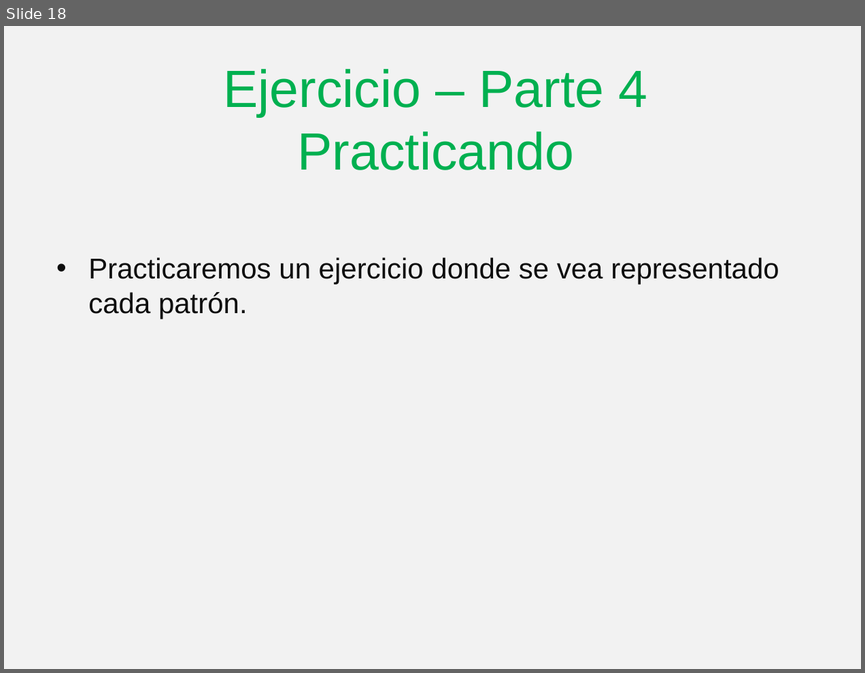
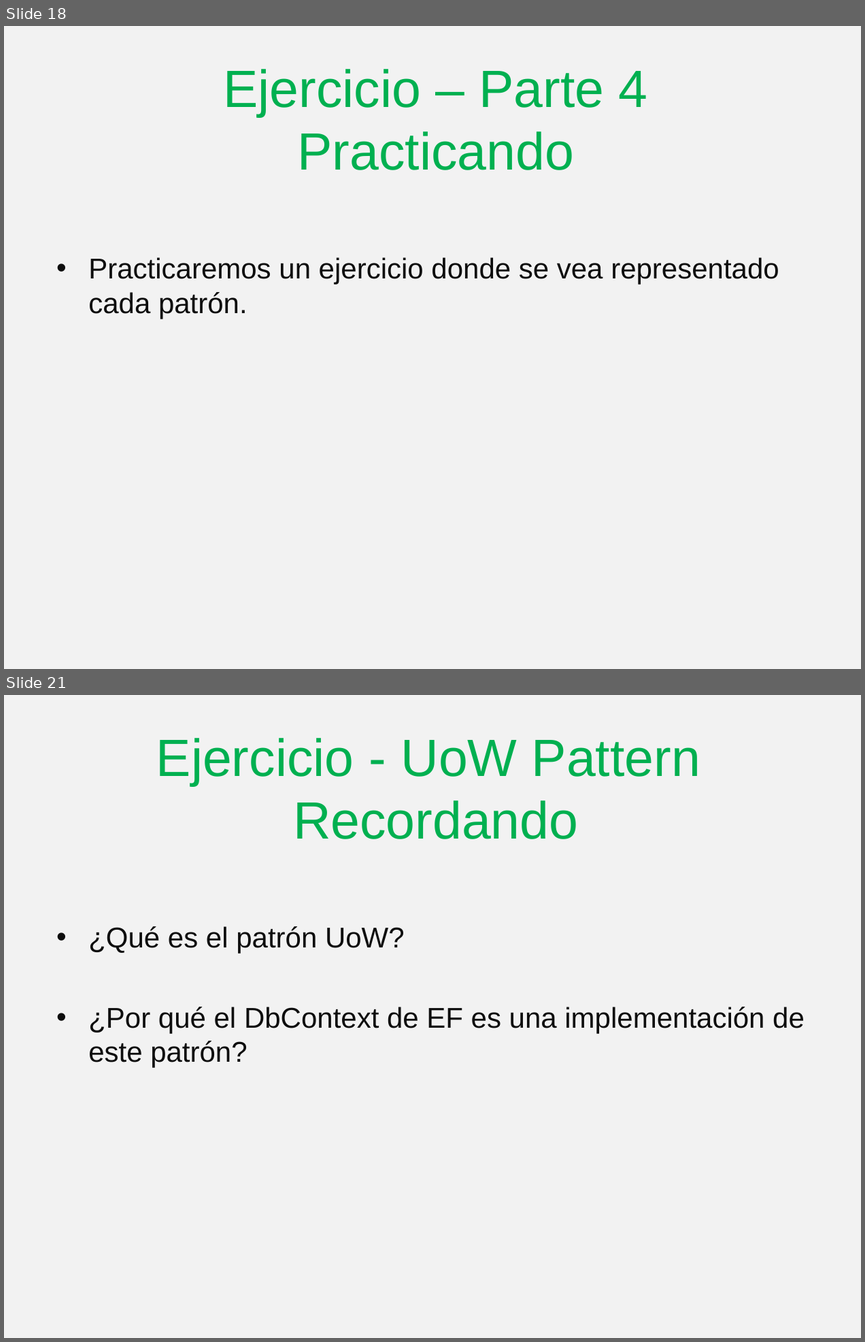
Before and after one commit to angelnunezsalazar/Design-Patterns, a slide deck: Diapositivas/Design Patterns.pptx. Shown one above the other, each under a label of ours: slide 18 before the commit, slides 18 and 21 after it; the slides between them are not shown. The pictures are 865x673 and 865x1342 pixels, drawn with LibreOffice and Linux fonts; fonts in the diff are those of the drawing. Boxes give left, top, right and bottom in pixels: in the first picture for what was removed or moved away, otherwise in the second. Text is boxed around its words. In the diff, an @@ line names an element or a change of style, - is before the commit and + after.

```diff
--- a/Diapositivas/Design Patterns.pptx
+++ b/Diapositivas/Design Patterns.pptx
@@ slide 21 added at box(4, 695, 861, 1338), background #F2F2F2 @@
@@ text added at box(156, 738, 700, 839), 44 pt, text #00B050 @@
+Ejercicio - UoW Pattern
+Recordando
@@ text added at box(88, 926, 804, 1068), 24 pt, text #0D0D0D @@
+• ¿Qué es el patrón UoW?
+• ¿Por qué el DbContext de EF es una implementación de este patrón?
```
Also in this commit, not shown: 2 other slides added, 16 other files.
